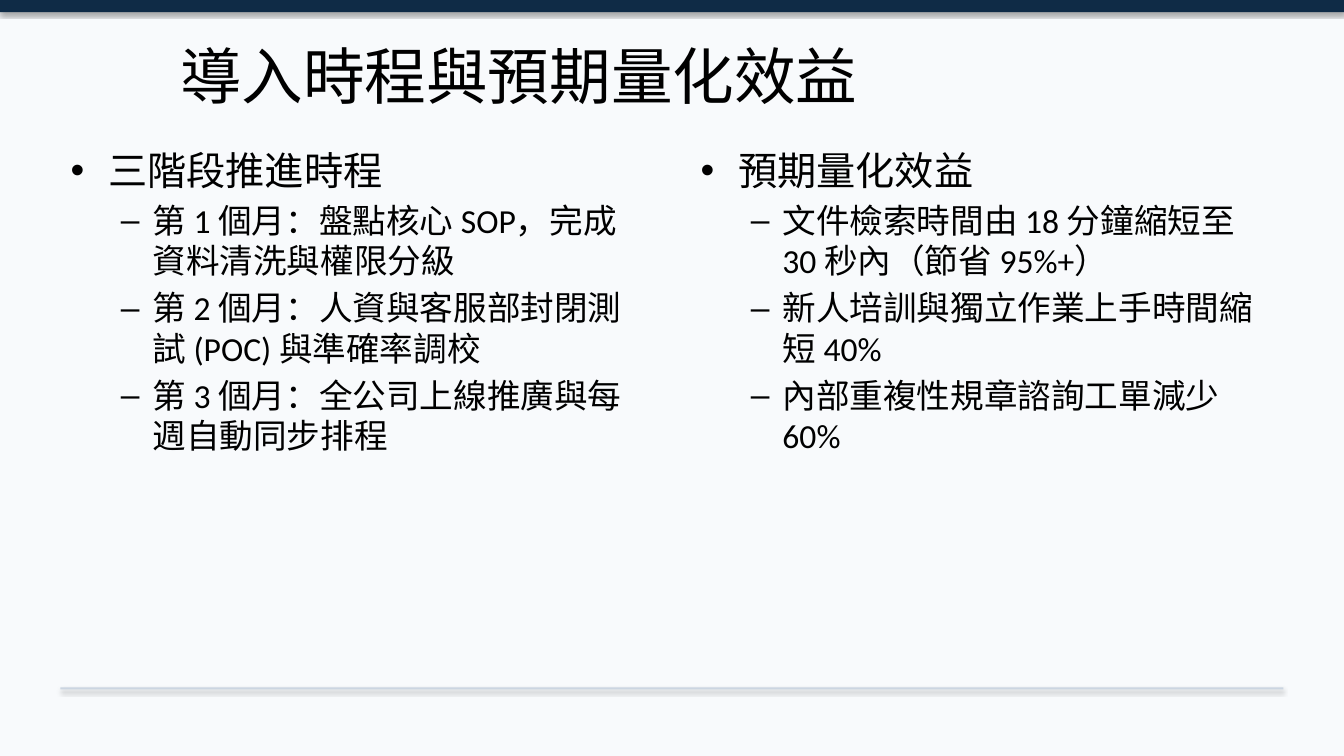
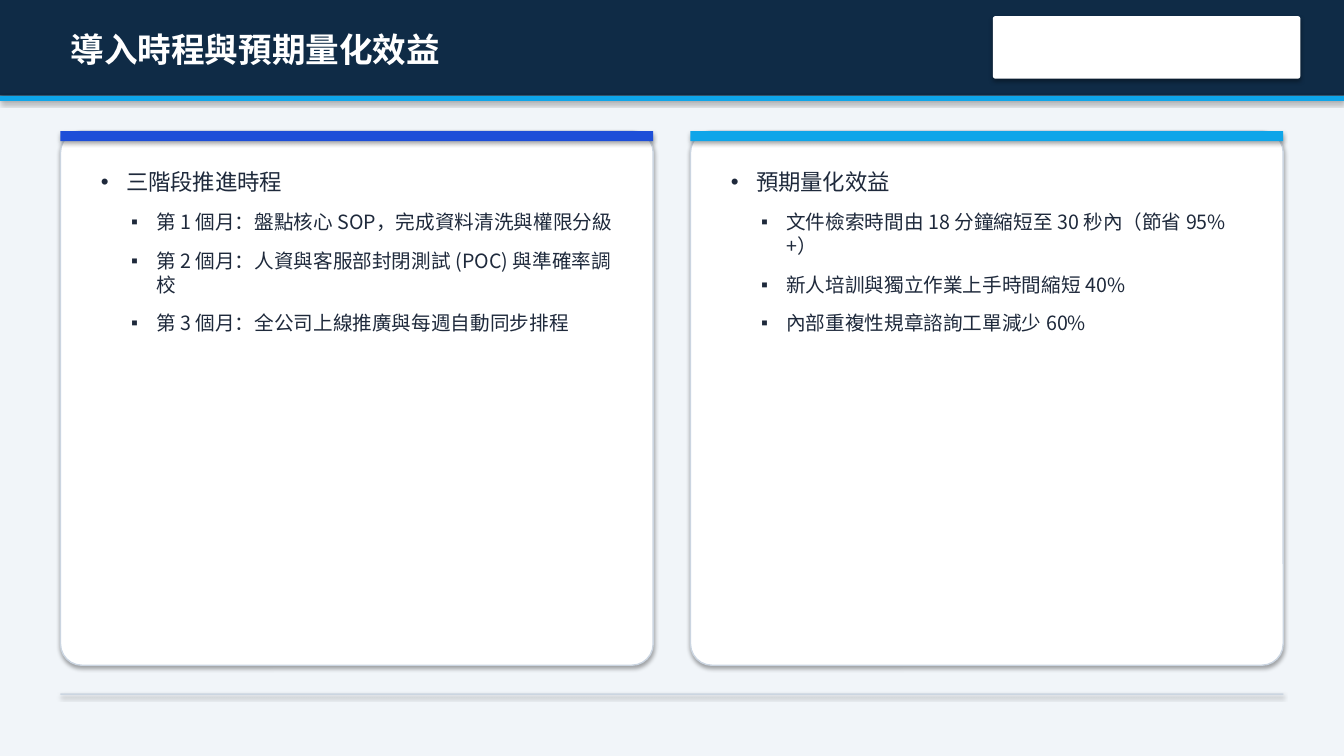
Before and after one commit to roberthsu2003/workflow-productivity, a slide deck: slide 5 of 常見的AI應用/office辦公室應用進階的對齊/pptx/母片大綱動態生成/簡報_母片動態生成示範.pptx. Drawn at 1344x756 pixels with LibreOffice and Linux fonts; fonts in the diff are those of the drawing; background and template pictures are left out. Boxes give left, top, right and bottom in pixels: in the first picture for what was removed or moved away, otherwise in the second. Text is boxed around its words. In the diff, an @@ line names an element or a change of style, - is before the commit and + after.

```diff
--- a/常見的AI應用/office辦公室應用進階的對齊/pptx/母片大綱動態生成/簡報_母片動態生成示範.pptx
+++ b/常見的AI應用/office辦公室應用進階的對齊/pptx/母片大綱動態生成/簡報_母片動態生成示範.pptx
@@ background #F8FAFC to #F1F5F9 @@
@@ rectangle: place and size @@
-rectangle at [0, 0, 1344, 12]
+rectangle at [0, 0, 1344, 96]
@@ title "導入時程與預期量化效益": place and size @@
-title "導入時程與預期量化效益" at [180, 47, 858, 104]
+title "導入時程與預期量化效益" at [71, 33, 441, 65]
@@ title "導入時程與預期量化效益" at [71, 33, 441, 65]: size 44 to 24 pt, font Calibri to Noto Sans CJK TC, text colour #000000 to #FFFFFF, bold on; alignment centre to left; more space between paragraphs @@
@@ rounded rectangle added at [993, 16, 1301, 79], fill #FFFFFF @@
@@ rectangle added at [0, 96, 1344, 101], fill #0EA5E9 @@
@@ rounded rectangle added at [60, 131, 653, 665], fill #FFFFFF, outline #CBD5E1 1 pt @@
@@ rectangle added at [60, 131, 653, 141], fill #1D4ED8 @@
@@ rounded rectangle added at [691, 131, 1284, 665], fill #FFFFFF, outline #CBD5E1 1 pt @@
@@ rectangle added at [691, 131, 1284, 141], fill #0EA5E9 @@
@@ text "三階段推進時程": place and size @@
-text "三階段推進時程" at [108, 152, 621, 451]
+text "三階段推進時程" at [126, 171, 612, 332]
@@ text "三階段推進時程" at [126, 171, 612, 332]: size 28 to 16 pt in "三階段推進時程"; font Calibri to Noto Sans CJK TC, text colour #000000 to #1E293B, size 24 to 14 pt; indent changed; more space between paragraphs; bullet – to ▪ @@
@@ text "預期量化效益": place and size @@
-text "預期量化效益" at [738, 152, 1252, 449]
+text "預期量化效益" at [756, 171, 1226, 332]
@@ text "預期量化效益" at [756, 171, 1226, 332]: size 28 to 16 pt in "預期量化效益"; font Calibri to Noto Sans CJK TC, text colour #000000 to #1E293B, size 24 to 14 pt; indent changed; more space between paragraphs; bullet – to ▪ @@
@@ rectangle: place and size @@
-rectangle at [60, 688, 1284, 690]
+rectangle at [60, 694, 1284, 695]
```
Also in this commit, not shown: 7 other slides changed, 1 other file.
